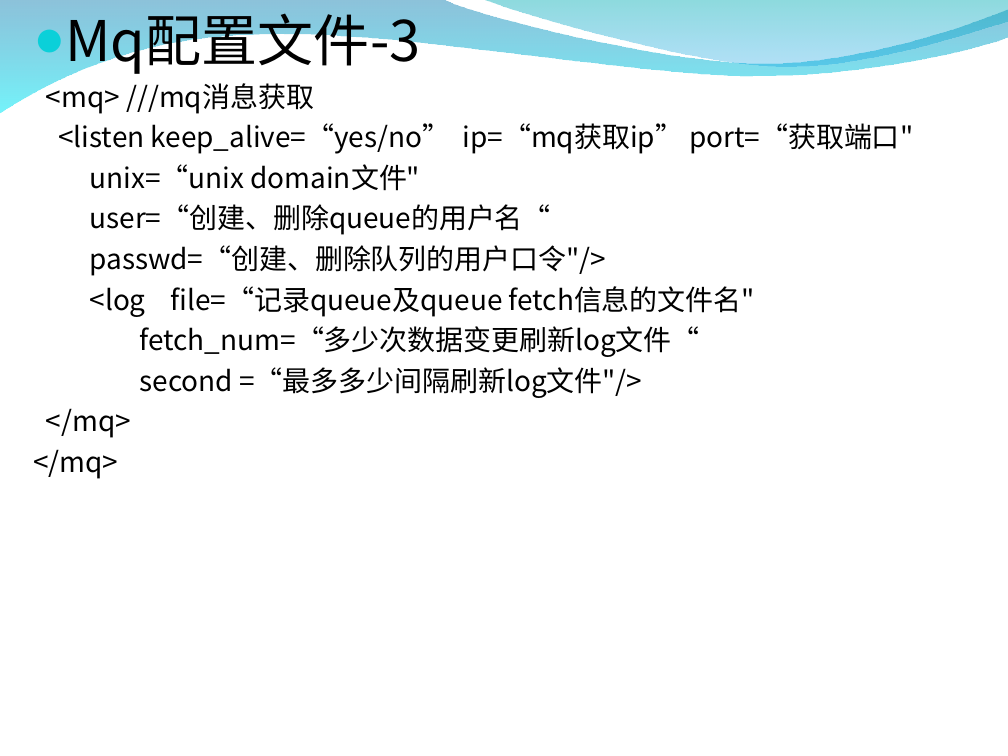
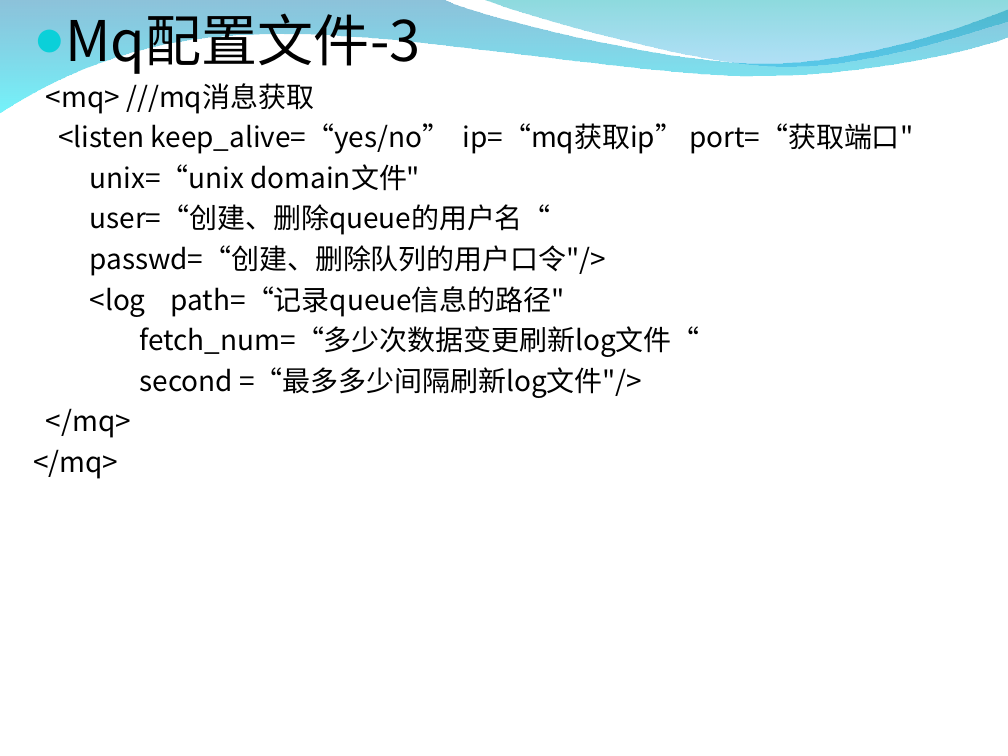
Before and after one commit to zxf1864/cwinux-mq, a slide deck: slide 11 of mq/doc/mq_introduce.ppt. Drawn at 1008x756 pixels with LibreOffice and Linux fonts; fonts in the diff are those of the drawing; background and template pictures are left out. Boxes give left, top, right and bottom in pixels: in the first picture for what was removed or moved away, otherwise in the second. Text is boxed around its words. In the diff, an @@ line names an element or a change of style, - is before the commit and + after.

```diff
--- a/mq/doc/mq_introduce.ppt
+++ b/mq/doc/mq_introduce.ppt
@@ text at [90, 286, 565, 317]: text changed @@
-<log file=“记录queue及queue fetch信息的文件名"
+<log path=“记录queue信息的路径"
```
Also in this commit, not shown: 5 other slides changed.
